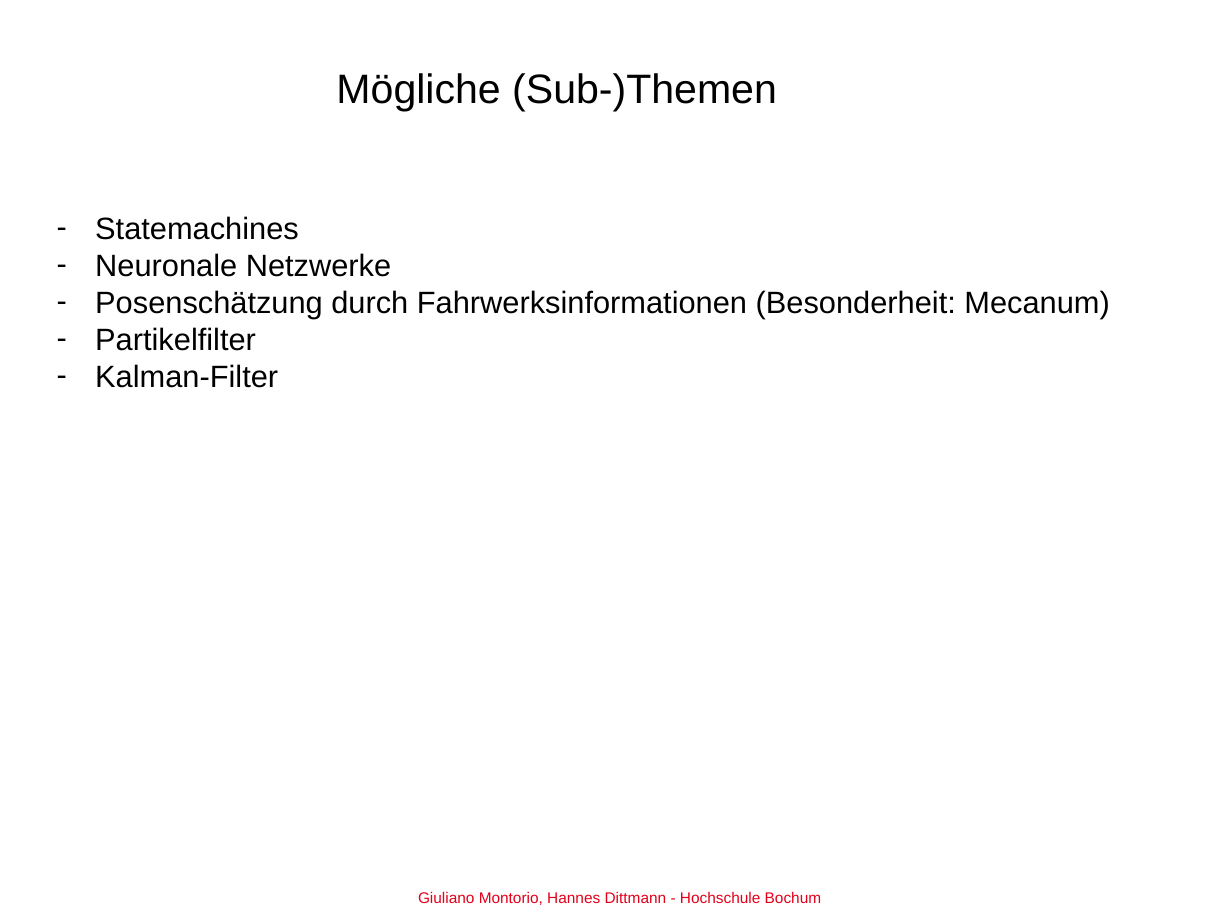
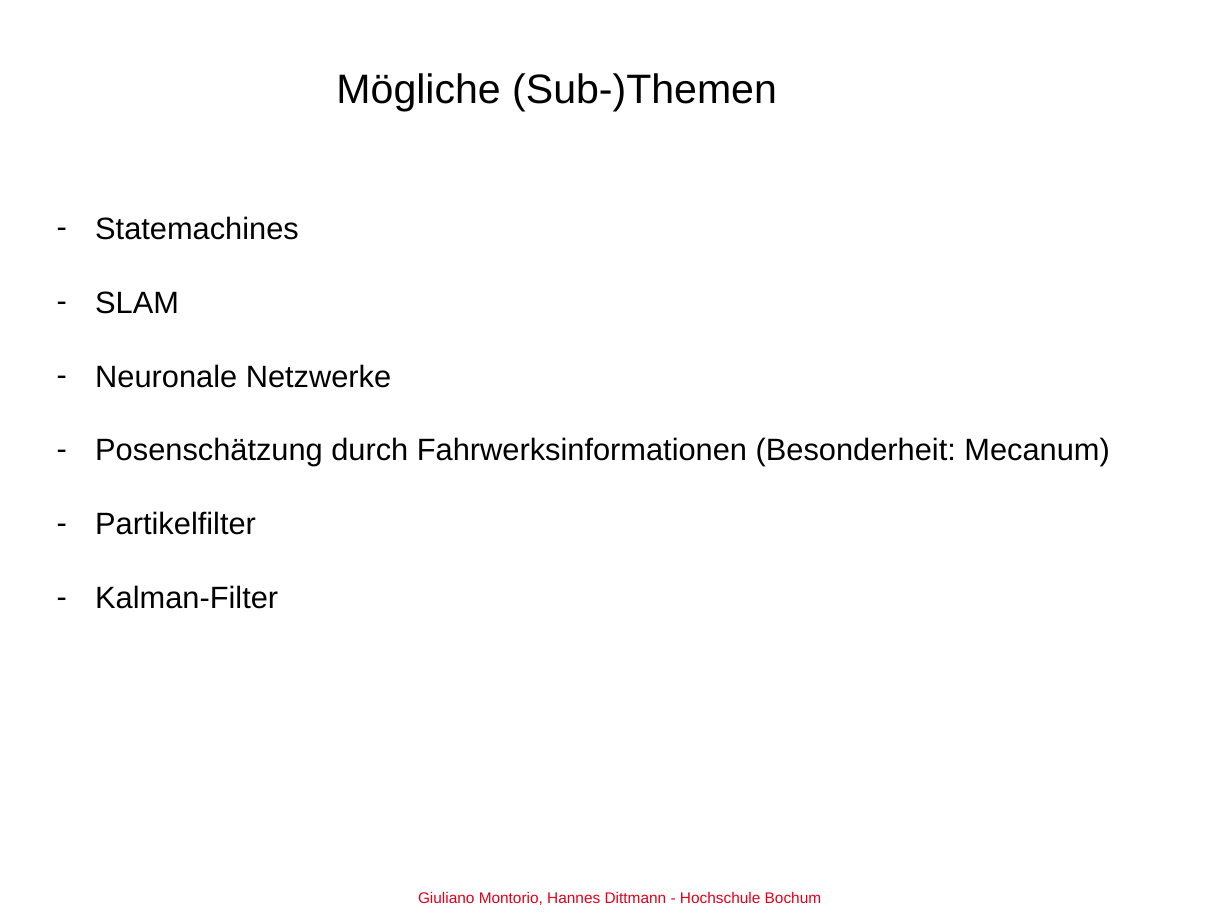
Before and after one commit to GiulliMo/Master_Doc, a slide deck: slide 7 of Präsentationen/Projektbesprechung090420/Projektbesprechung090420.pptx. Drawn at 1232x924 pixels with LibreOffice and Linux fonts; fonts in the diff are those of the drawing; background and template pictures are left out. Boxes give left, top, right and bottom in pixels: in the first picture for what was removed or moved away, otherwise in the second. Text is boxed around its words. In the diff, an @@ line names an element or a change of style, - is before the commit and + after.

```diff
--- a/Präsentationen/Projektbesprechung090420/Projektbesprechung090420.pptx
+++ b/Präsentationen/Projektbesprechung090420/Projektbesprechung090420.pptx
@@ text at box(95, 291, 179, 314): paragraph added @@
+– SLAM
```
Also in this commit, not shown: 4 other slides changed.
